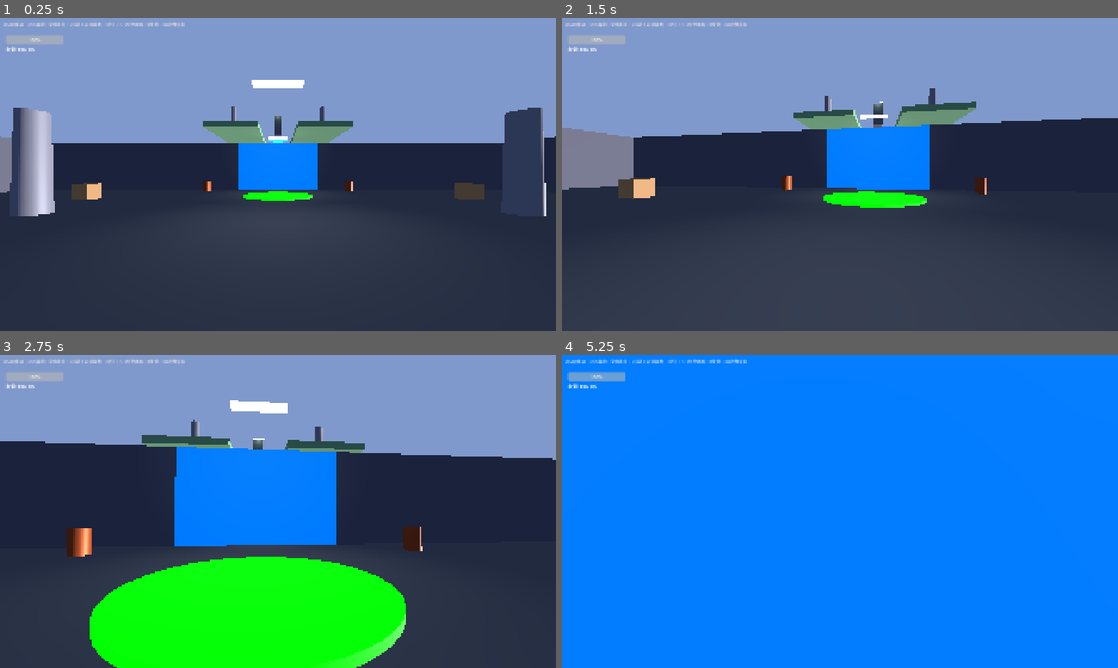
Above: before the commit, frames 1-4 (two rows, left to right).
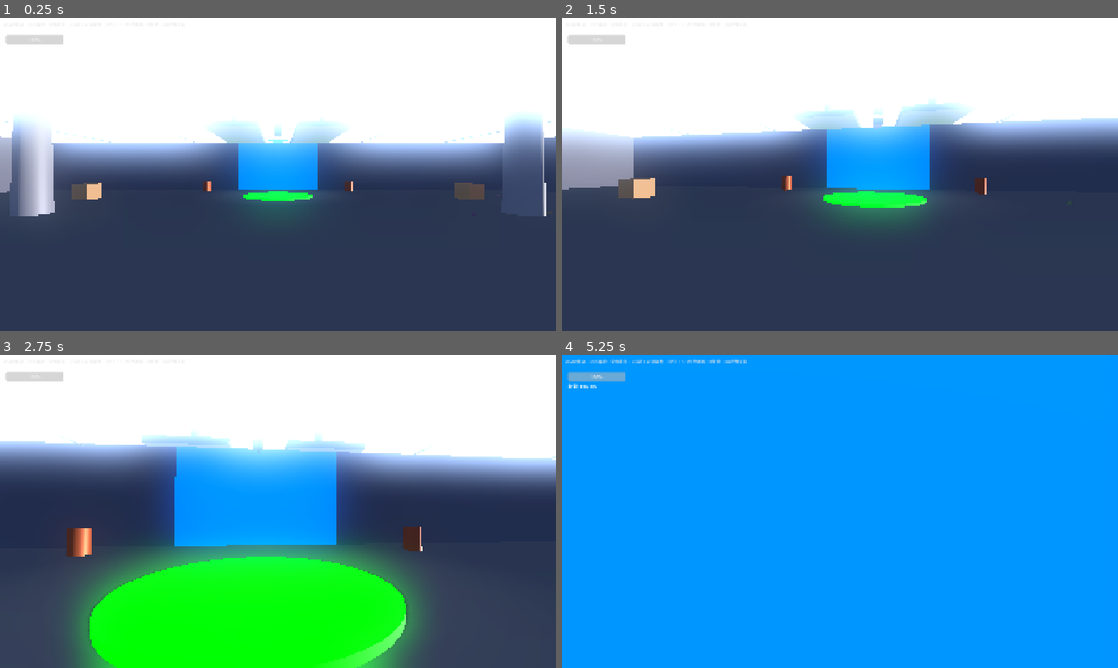
Above: after the commit, the same moments.

Repository: Potatopill98/let-s_go
Game: Godot game, scene res://scenes/main.tscn
Two runs of this game, one before a commit and one after it. Both use one fixed random seed, a clock stepped at 60 frames per second and the inputs below.
Inputs (mouse positions are in pixels of both pictures, inside the frame that each line leads up to):
- Up to frame 1 (0.25 s): no input
- Up to frame 2 (1.5 s): tap Enter at 0.5 s; move the mouse to (867, 174) at 0.52 s; hold W (move_forward) from 0.53 s (still down); tap E (interact) at 0.6 s; click (867, 174) at 0.67 s; tap Space at 0.77 s; move the mouse to (812, 174) at 1.27 s; tap Q at 1.35 s
- Up to frame 3 (2.75 s): keep holding W (move_forward); tap Space at 1.52 s; move the mouse to (289, 505) at 2.02 s; tap 1 at 2.1 s
- Up to frame 4 (5.25 s): keep holding W (move_forward); move the mouse to (834, 517) at 2.77 s; tap 2 at 2.85 s; click (834, 517) at 2.92 s; tap Space at 3.02, 3.77, 4.52 s; move the mouse to (878, 514) at 3.52 s; tap G at 3.6 s; move the mouse to (795, 508) at 4.27 s; tap Shift at 4.35 s; move the mouse to (845, 511) at 5.02 s; tap E (interact) at 5.1 s; click (845, 511) at 5.17 s

The runs differ from the first frame. In frame 1, 54% of the frame differs, in the area x 0-100%, y 0-66%; in frame 2, 53%; in frame 3, 57%; in frame 4, 97%, in the area x 0-100%, y 0-100%.

Commit message:
feat: v0.5最终版本 - 武器系统重制+场景美化+完整三层主场景：1.子弹实体系统替代弹道光线 2.手枪完全重写参考霓虹竞技场 3.完整三层主场景main.tscn 4.修复空气墙/卡地/分隔墙等bug 5.程序化场景美化器（氛围灯/发光面板/地面标记/体积雾） 6.程序化场景生成器 7.三轮测试零错误 8.更新README和CHANGELOG

Diff:
--- /dev/null
+++ b/modules/level/scene_decorator.gd
@@ -0,0 +1,180 @@
+extends Node3D
+class_name SceneDecorator
+
+# ============================================================
+# Scene Decorator - Procedural scene beautification
+# Adds atmospheric lighting, decorative props, and effects
+# ============================================================
+
+@export var decorate_on_ready: bool = true
+
+func _ready() -> void:
+	if decorate_on_ready:
+		decorate()
+
+func decorate() -> void:
+	_add_atmospheric_lights()
+	_add_decorative_props()
+	_add_fog_effect()
+	_add_ground_details()
+
+func _add_atmospheric_lights() -> void:
+	# Add colored accent lights for atmosphere
+	var light_positions: Array[Vector3] = [
+		Vector3(-20, 4, 15),
+		Vector3(20, 4, 15),
+		Vector3(-20, 4, -10),
+		Vector3(20, 4, -10),
+		Vector3(-15, 4, -28),
+		Vector3(15, 4, -28),
+	]
+	var light_colors: Array[Color] = [
+		Color(0.3, 0.5, 1.0),
+		Color(1.0, 0.4, 0.2),
+		Color(0.3, 0.5, 1.0),
+		Color(1.0, 0.4, 0.2),
+		Color(0.2, 1.0, 0.5),
+		Color(0.2, 1.0, 0.5),
+	]
+	for i in range(light_positions.size()):
+		var light: OmniLight3D = OmniLight3D.new()
+		light.light_color = light_colors[i]
+		light.light_energy = 1.5
+		light.omni_range = 10.0
+		light.position = light_positions[i]
+		add_child(light)
+		# Add light fixture mesh
+		var fixture: MeshInstance3D = MeshInstance3D.new()
+		var fixture_mesh: CylinderMesh = CylinderMesh.new()
+		fixture_mesh.top_radius = 0.1
+		fixture_mesh.bottom_radius = 0.15
+		fixture_mesh.height = 0.3
+		var fixture_mat: StandardMaterial3D = StandardMaterial3D.new()
+		fixture_mat.albedo_color = Color(0.2, 0.2, 0.25)
+		fixture_mat.metallic = 0.8
+		fixture_mat.roughness = 0.3
+		fixture_mesh.material = fixture_mat
+		fixture.mesh = fixture_mesh
+		fixture.position = light_positions[i] + Vector3(0, 1.5, 0)
+		add_child(fixture)
+
+func _add_decorative_props() -> void:
+	# Add wall panels with glowing edges
+	var panel_positions: Array[Vector3] = [
+		Vector3(-29.5, 2, 10),
+		Vector3(-29.5, 2, 0),
+		Vector3(-29.5, 2, -10),
+		Vector3(-29.5, 2, -20),
+		Vector3(29.5, 2, 10),
+		Vector3(29.5, 2, 0),
+		Vector3(29.5, 2, -10),
+		Vector3(29.5, 2, -20),
+	]
+	for pos in panel_positions:
+		var panel: MeshInstance3D = MeshInstance3D.new()
+		var panel_mesh: BoxMesh = BoxMesh.new()
+		panel_mesh.size = Vector3(0.1, 2.5, 3)
+		var panel_mat: StandardMaterial3D = StandardMaterial3D.new()
+		panel_mat.albedo_color = Color(0.15, 0.15, 0.2)
+		panel_mat.emission_enabled = true
+		panel_mat.emission = Color(0.2, 0.4, 0.8)
+		panel_mat.emission_energy_multiplier = 0.8
+		panel_mesh.material = panel_mat
+		panel.mesh = panel_mesh
+		panel.position = pos
+		add_child(panel)
+		# Add glowing edge strip
+		var strip: MeshInstance3D = MeshInstance3D.new()
+		var strip_mesh: BoxMesh = BoxMesh.new()
+		strip_mesh.size = Vector3(0.15, 0.05, 3.1)
+		var strip_mat: StandardMaterial3D = StandardMaterial3D.new()
+		strip_mat.albedo_color = Color(0.3, 0.6, 1.0)
+		strip_mat.emission_enabled = true
+		strip_mat.emission = Color(0.3, 0.6, 1.0)
+		strip_mat.emission_energy_multiplier = 3.0
+		strip_mat.shading_mode = BaseMaterial3D.SHADING_MODE_UNSHADED
+		strip_mesh.material = strip_mat
+		strip.mesh = strip_mesh
+		strip.position = pos + Vector3(0, 1.2, 0)
+		add_child(strip)
+
+	# Add floor markings
+	var marking_positions: Array[Vector3] = [
+		Vector3(0, 0.02, 15),
+		Vector3(0, 0.02, 5),
+		Vector3(0, 0.02, -5),
+		Vector3(0, 0.02, -15),
+		Vector3(0, 0.02, -25),
+	]
+	for pos in marking_positions:
+		var marking: MeshInstance3D = MeshInstance3D.new()
+		var marking_mesh: PlaneMesh = PlaneMesh.new()
+		marking_mesh.size = Vector2(4, 0.3)
+		var marking_mat: StandardMaterial3D = StandardMaterial3D.new()
+		marking_mat.albedo_color = Color(1.0, 0.8, 0.2)
+		marking_mat.emission_enabled = true
+		marking_mat.emission = Color(1.0, 0.8, 0.2)
+		marking_mat.emission_energy_multiplier = 1.5
+		marking_mat.transparency = BaseMaterial3D.TRANSPARENCY_ALPHA
+		marking_mat.albedo_color.a = 0.7
+		marking_mesh.material = marking_mat
+		marking.mesh = marking_mesh
+		marking.position = pos
+		marking.rotation.x = deg_to_rad(-90)
+		add_child(marking)
+
+func _add_fog_effect() -> void:
+	# Add atmospheric fog via WorldEnvironment
+	var world_env: WorldEnvironment = get_parent().get_node("WorldEnv") as WorldEnvironment
+	if world_env != null:
+		world_env.environment.volumetric_fog_enabled = true
+		world_env.environment.volumetric_fog_density = 0.05
+		world_env.environment.volumetric_fog_albedo = Color(0.7, 0.8, 1.0)
+		world_env.environment.volumetric_fog_emission = Color(0.1, 0.15, 0.2)
+		world_env.environment.glow_enabled = true
+		world_env.environment.glow_intensity = 0.8
+		world_env.environment.glow_bloom = 0.5
+		world_env.environment.ssao_enabled = true
+		world_env.environment.ssao_intensity = 1.5
+
+func _add_ground_details() -> void:
+	# Add scattered debris and details
+	var rng: RandomNumberGenerator = RandomNumberGenerator.new()
+	rng.seed = 12345
+	for i in range(30):
+		var debris: MeshInstance3D = MeshInstance3D.new()
+		var debris_mesh: BoxMesh = BoxMesh.new()
+		var size: float = rng.randf_range(0.1, 0.35)
+		debris_mesh.size = Vector3(size, size * 0.4, size * rng.randf_range(0.8, 1.5))
+		var debris_mat: StandardMaterial3D = StandardMaterial3D.new()
+		debris_mat.albedo_color = Color(rng.randf_range(0.2, 0.4), rng.randf_range(0.2, 0.4), rng.randf_range(0.22, 0.42))
+		debris_mat.roughness = 0.9
+		debris_mesh.material = debris_mat
+		debris.mesh = debris_mesh
+		var x: float = rng.randf_range(-25, 25)
+		var z: float = rng.randf_range(-40, 25)
+		# Avoid spawning in key areas
+		if abs(z - 10) < 5 and abs(x) < 6:
+			continue
+		if abs(z + 8) < 5 and abs(x) < 8:
+			continue
+		if abs(z + 25) < 6 and abs(x) < 6:
+			continue
+		debris.position = Vector3(x, size * 0.2, z)
+		debris.rotation = Vector3(rng.randf_range(0, PI), rng.randf_range(0, PI), rng.randf_range(0, PI))
+		add_child(debris)
+
+	# Add cable lines on ceiling
+	for i in range(5):
+		var cable: MeshInstance3D = MeshInstance3D.new()
+		var cable_mesh: CylinderMesh = CylinderMesh.new()
+		cable_mesh.top_radius = 0.03
+		cable_mesh.bottom_radius = 0.03
+		cable_mesh.height = 55.0
+		var cable_mat: StandardMaterial3D = StandardMaterial3D.new()
+		cable_mat.albedo_color = Color(0.1, 0.1, 0.12)
+		cable_mesh.material = cable_mat
+		cable.mesh = cable_mesh
+		cable.position = Vector3(-20 + i * 10, 5.8, -10)
+		cable.rotation.x = deg_to_rad(90)
+		add_child(cable)
--- a/scenes/main.tscn
+++ b/scenes/main.tscn
@@ -11,6 +11,7 @@
 [ext_resource type="Script" path="res://modules/level/spawn_manager.gd" id="9_spawn"]
 [ext_resource type="Script" path="res://modules/level/win_zone.gd" id="10_win"]
 [ext_resource type="Script" path="res://modules/level/respawn_point.gd" id="11_respawn"]
+[ext_resource type="Script" path="res://modules/level/scene_decorator.gd" id="12_decorator"]
 
 ; ==================== 材质定义 ====================
 [sub_resource type="StandardMaterial3D" id="GroundMat"]
@@ -213,6 +214,10 @@
 [node name="Sun" type="DirectionalLight3D" parent="."]
 rotation = Vector3(-60, 30, 0)
 light_energy = 3.0
+
+; 场景美化器（程序化生成灯光、装饰、细节）
+[node name="SceneDecorator" type="Node3D" parent="."]
+script = ExtResource("12_decorator")
 
 ; ==================== 整体地面 ====================
 [node name="Ground" type="MeshInstance3D" parent="."]
Not shown: 1 places in scenes/main.tscn that only renumber resources
Not shown, changed: CHANGELOG.md
Not shown, changed: README.md
